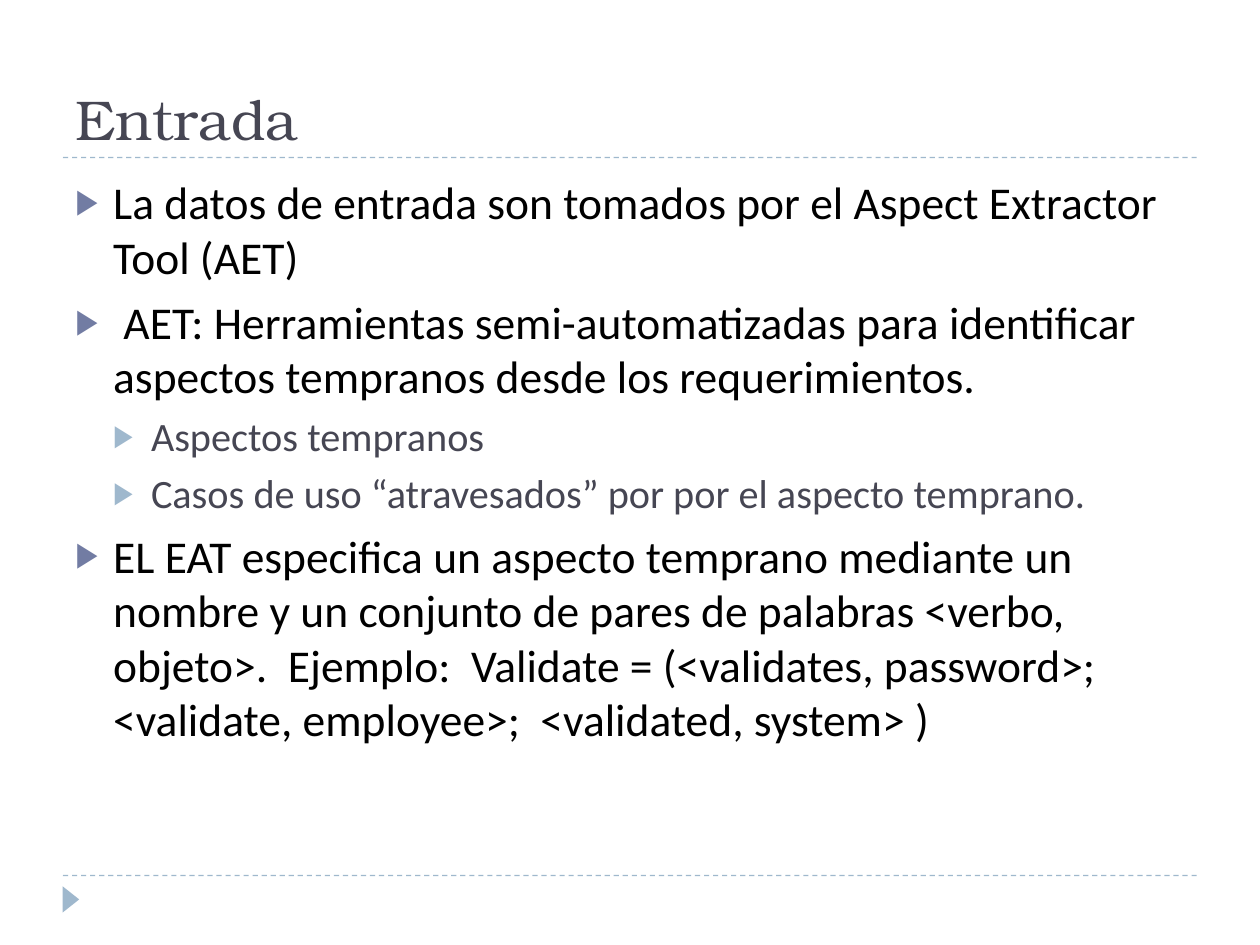
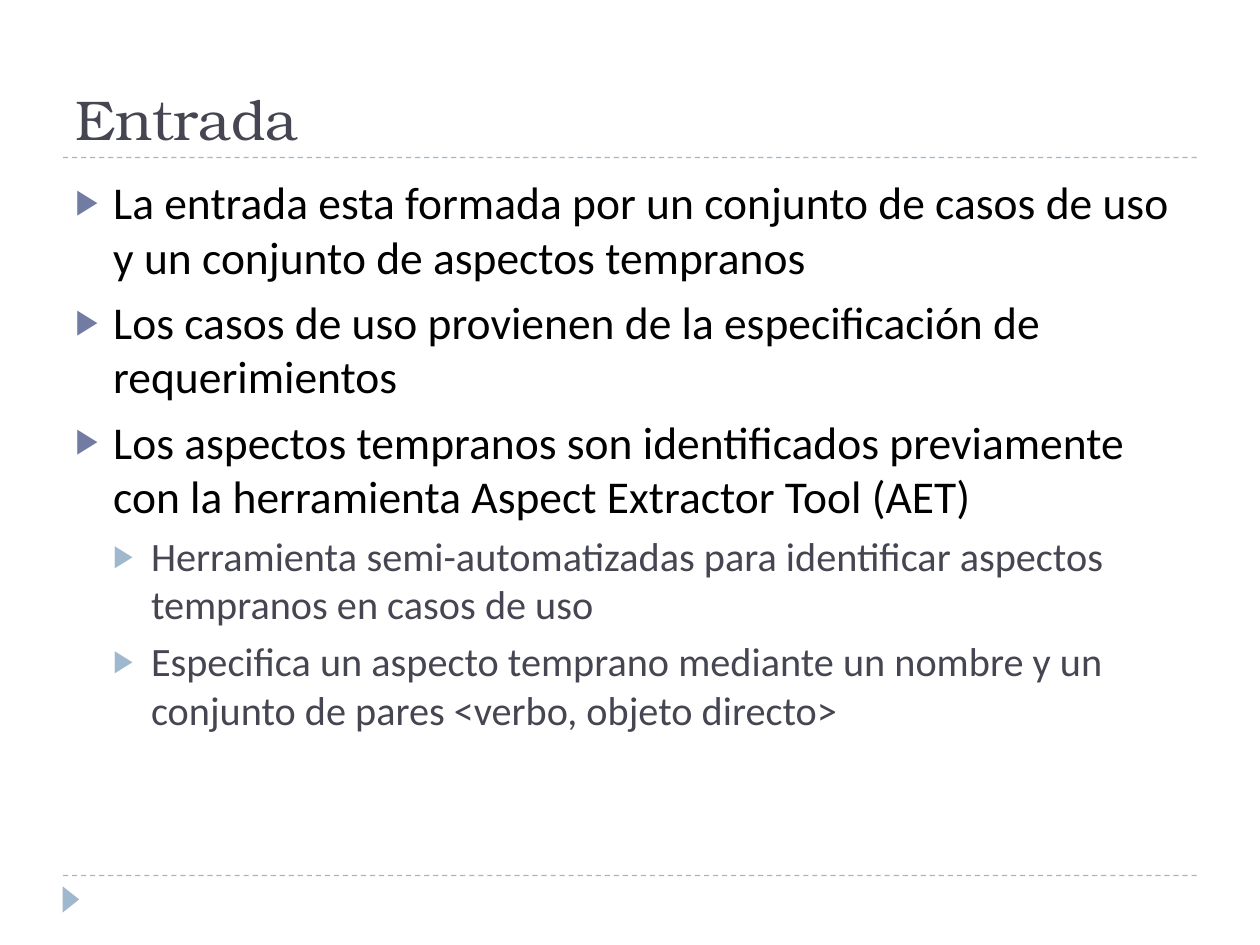
Before and after one commit to alejandrorago/qatesis2, a slide deck: slide 13 of Capitulos Finales/Filminas.pptx. Drawn at 1260x945 pixels with LibreOffice and Linux fonts; fonts in the diff are those of the drawing. Boxes give left, top, right and bottom in pixels: in the first picture for what was removed or moved away, otherwise in the second. Text is boxed around its words. In the diff, an @@ line names an element or a change of style, - is before the commit and + after.

```diff
--- a/Capitulos Finales/Filminas.pptx
+++ b/Capitulos Finales/Filminas.pptx
@@ text at bbox=[113, 187, 1169, 732]: text changed @@
-▶ La datos de entrada son tomados por el Aspect Extractor Tool (AET)
-▶ AET: Herramientas semi-automatizadas para identificar aspectos tempranos desde los requerimientos.
-  ▶ Aspectos tempranos
-  ▶ Casos de uso “atravesados” por por el aspecto temprano.
-▶ EL EAT especifica un aspecto temprano mediante un nombre y un conjunto de pares de palabras <verbo, objeto>. Ejemplo: Validate = (<validates, password>; <validate, employee>; <validated, system> )
+▶ La entrada esta formada por un conjunto de casos de uso y un conjunto de aspectos tempranos
+▶ Los casos de uso provienen de la especificación de requerimientos
+▶ Los aspectos tempranos son identificados previamente con la herramienta Aspect Extractor Tool (AET)
+  ▶ Herramienta semi-automatizadas para identificar aspectos tempranos en casos de uso
+  ▶ Especifica un aspecto temprano mediante un nombre y un conjunto de pares <verbo, objeto directo>
```
Also in this commit, not shown: 20 other slides changed, 5 slides added, 4 slides removed.
